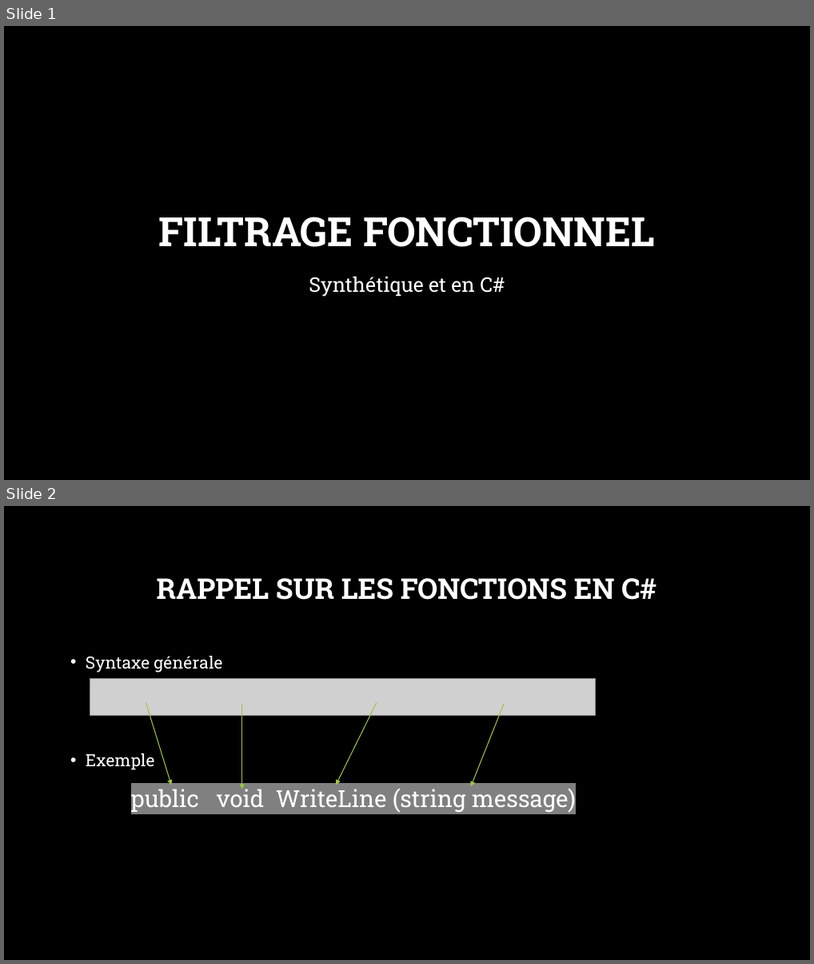
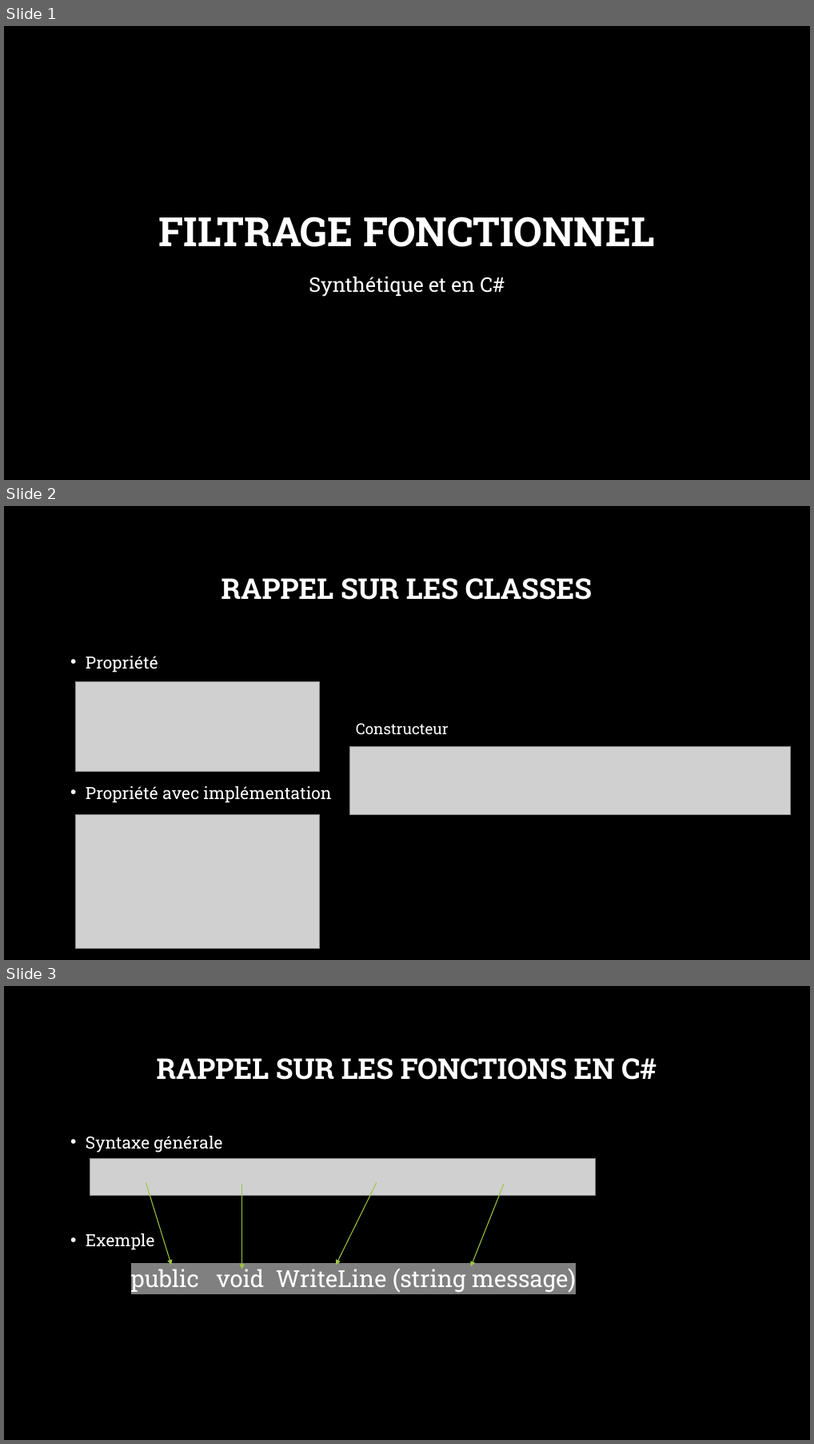
Before and after one commit to po77qxd/323-Programmation_fonctionnelle, a slide deck: supports/source/02-FilterLambdaFctSup.pptx. Shown one above the other, each under a label of ours: slides 1 and 2 before the commit, slides 1, 2 and 3 after it. The pictures are 814x964 and 814x1444 pixels, drawn with LibreOffice and Linux fonts; fonts in the diff are those of the drawing; grey boxes stand for pictures; background and template pictures are left out. Boxes give left, top, right and bottom in pixels: in the first picture for what was removed or moved away, otherwise in the second. Text is boxed around its words. In the diff, an @@ line names an element or a change of style, - is before the commit and + after.

Commit message:
feat(ppt filter): added property/ctor

```diff
--- a/supports/source/02-FilterLambdaFctSup.pptx
+++ b/supports/source/02-FilterLambdaFctSup.pptx
@@ slide 2 added at (x1=4, y1=506, x2=810, y2=960), background picture (left out) @@
@@ title added at (x1=222, y1=578, x2=592, y2=600), 34 pt, text #FFFFFF, bold @@
+RAPPEL SUR LES CLASSES
@@ text added at (x1=86, y1=656, x2=331, y2=803), 20 pt, text #FFFFFF @@
+• Propriété
+• Propriété avec implémentation
@@ picture added at (x1=76, y1=681, x2=320, y2=771) @@
@@ text added at (x1=356, y1=723, x2=449, y2=735), 18 pt, text #FFFFFF @@
+Constructeur
@@ picture added at (x1=350, y1=746, x2=791, y2=815) @@
@@ picture added at (x1=76, y1=815, x2=320, y2=948) @@
@@ what was slide 2 is now slide 3 @@
```
